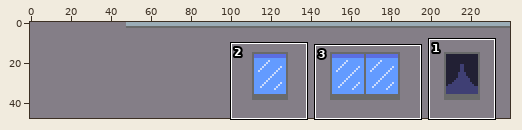
A pixel-art file gets an edit: assets/tilesets/building.aseprite. Above, an overview of the earlier version with the close-up marked.
Close-up. The starting point:
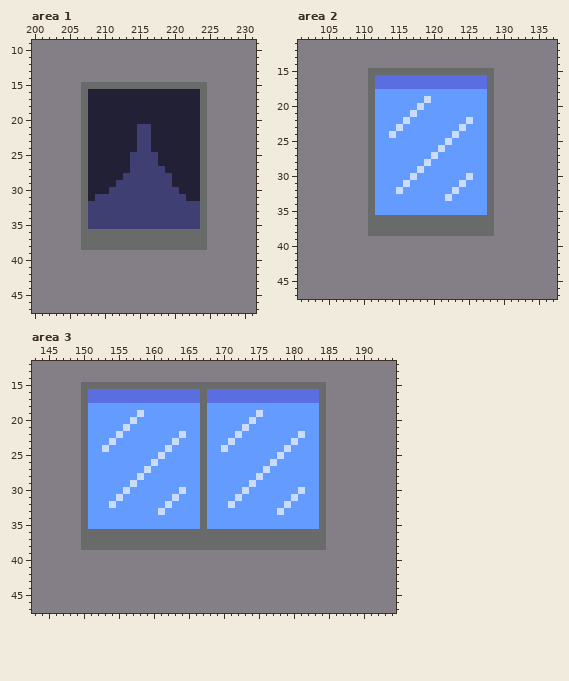
240x48 pixels, 1 frame. Shown: area 1: x 200..231, y 9..47; area 2: x 101..137, y 11..47; area 3: x 143..194, y 12..47.
Once edited:
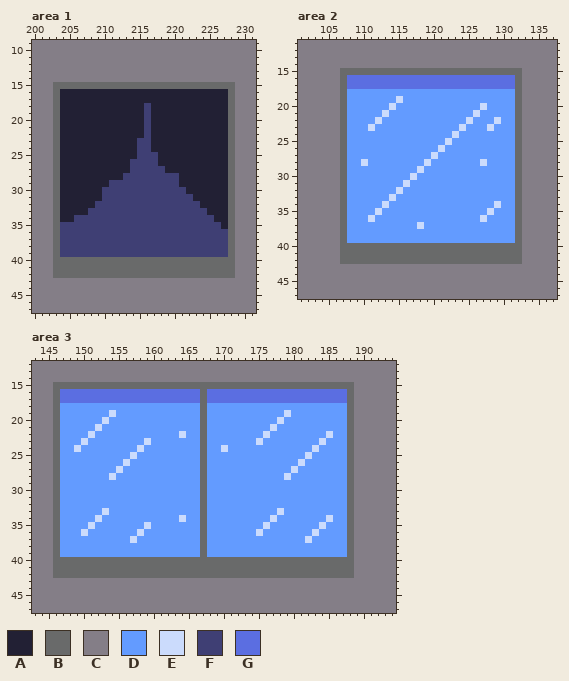
Palette (. is transparent): A #222034  B #696a6a  C #847e87  D #639bff  E #cbdbfc  F #3f3f74  G #5b6ee1
What changed:
Changed rows in their new state; - is an unchanged pixel.
Area 1:
first column x 203:
15 BBBB------------------BBBB
16 BAAAA----------------AAAAB
17 BAAAA----------------AAAAB
18 BAAAA--------F-------AAAAB
19 BAAAA--------F-------AAAAB
20 BAAAA--------F-------AAAAB
21 BAAAA-------A--------AAAAB
22 BAAAA-------A--------AAAAB
23 BAAAA----------------AAAAB
24 BAAAA----------------AAAAB
25 BAAAA------A---------AAAAB
26 BAAAA----------------AAAAB
27 BAAAA----------------AAAAB
28 BAAAA------------F---AAAAB
29 BAAAA---F--------F---AAAAB
30 BAAAA--F----------F--AAAAB
31 BAAAA-A------------F-AAAAB
32 BAAAAA---------------AAAAB
33 BAAAA----------------FAAAB
34 BAAFF----------------FFAAB
35 BFFFF----------------FFFAB
36 BFFFFFFFFFFFFFFFFFFFFFFFFB
37 BFFFFFFFFFFFFFFFFFFFFFFFFB
38 BFFFFFFFFFFFFFFFFFFFFFFFFB
39 BFFFFFFFFFFFFFFFFFFFFFFFFB
40 BBBBBBBBBBBBBBBBBBBBBBBBBB
41 BBBBBBBBBBBBBBBBBBBBBBBBBB
42 BBBBBBBBBBBBBBBBBBBBBBBBBB
Area 2:
first column x 107:
15 BBBB------------------BBBB
16 BGGGG----------------GGGGB
17 BGGGG----------------GGGGB
18 BDDDD----------------DDDDB
19 BDDDD---E---D--------DDDDB
20 BDDDD--E---D--------EDDDDB
21 BDDDD-E---D--------E-DDDDB
22 BDDDDE---D-----------DEDDB
23 BDDDE---D------------EDDDB
24 BDDDD--D-------------DDDDB
25 BDDDD----------------DDDDB
26 BDDDD----------------DDDDB
27 BDDDD----------------DDDDB
28 BDDED---------------EDDDDB
29 BDDDD----------------DDDDB
30 BDDDD-------------D--DDDDB
31 BDDDD------------D---DDDDB
32 BDDDD-----------D----DDDDB
33 BDDDD--E-------D-----DDDDB
34 BDDDD-E--------------DEDDB
35 BDDDDE---------------EDDDB
36 BDDDEDDDDDDDDDDDDDDDEDDDDB
37 BDDDDDDDDDDEDDDDDDDDDDDDDB
38 BDDDDDDDDDDDDDDDDDDDDDDDDB
39 BDDDDDDDDDDDDDDDDDDDDDDDDB
40 BBBBBBBBBBBBBBBBBBBBBBBBBB
41 BBBBBBBBBBBBBBBBBBBBBBBBBB
42 BBBBBBBBBBBBBBBBBBBBBBBBBB
Area 3:
first column x 146:
15 BBBB-----------------------------------BBBB
16 BGGGG---------------------------------GGGGB
17 BGGGG---------------------------------GGGGB
18 BDDDD---------------------------------DDDDB
19 BDDDD---E---D----------------D---E----DDDDB
20 BDDDD--E---D----------------D---E-----DDDDB
21 BDDDD-E---D----------------D---E------DDDDB
22 BDDDDE---D----------------D---E----D--DEDDB
23 BDDDE---D----E---D-------D---E----D---EDDDB
24 BDDED--D----E---D----------------D---EDDDDB
25 BDDDD------E---D----------------D---E-DDDDB
26 BDDDD-----E---D----------------D---E--DDDDB
27 BDDDD----E---D----------------D---E---DDDDB
28 BDDDD---E---D----------------D---E----DDDDB
29 BDDDD------D----------------D---------DDDDB
30 BDDDD-----D-------D--------D-------D--DDDDB
31 BDDDD----D-------D--------D-------D---DDDDB
32 BDDDD---D-------D--------D-------D----DDDDB
33 BDDDD--E-------D----------------------DDDDB
34 BDDDD-E-----------E------------E------DEDDB
35 BDDDDE-------E----------------E-------EDDDB
36 BDDDEDDDDDDDEDDDDDDDD-DDDDDDDEDDDDDDDEDDDDB
37 BDDDDDDDDDDEDDDDDDDDD-DDDDDDDDDDDDDDEDDDDDB
38 BDDDDDDDDDDDDDDDDDDDD-DDDDDDDDDDDDDDDDDDDDB
39 BDDDDDDDDDDDDDDDDDDDDBDDDDDDDDDDDDDDDDDDDDB
40 BBBBBBBBBBBBBBBBBBBBBBBBBBBBBBBBBBBBBBBBBBB
41 BBBBBBBBBBBBBBBBBBBBBBBBBBBBBBBBBBBBBBBBBBB
42 BBBBBBBBBBBBBBBBBBBBBBBBBBBBBBBBBBBBBBBBBBB
Boxes around the changes in both close-ups, in picture pixels (x1, y1, x2, y2):
changed: (53, 82, 235, 278)
changed: (340, 68, 522, 264)
changed: (53, 382, 354, 578)
